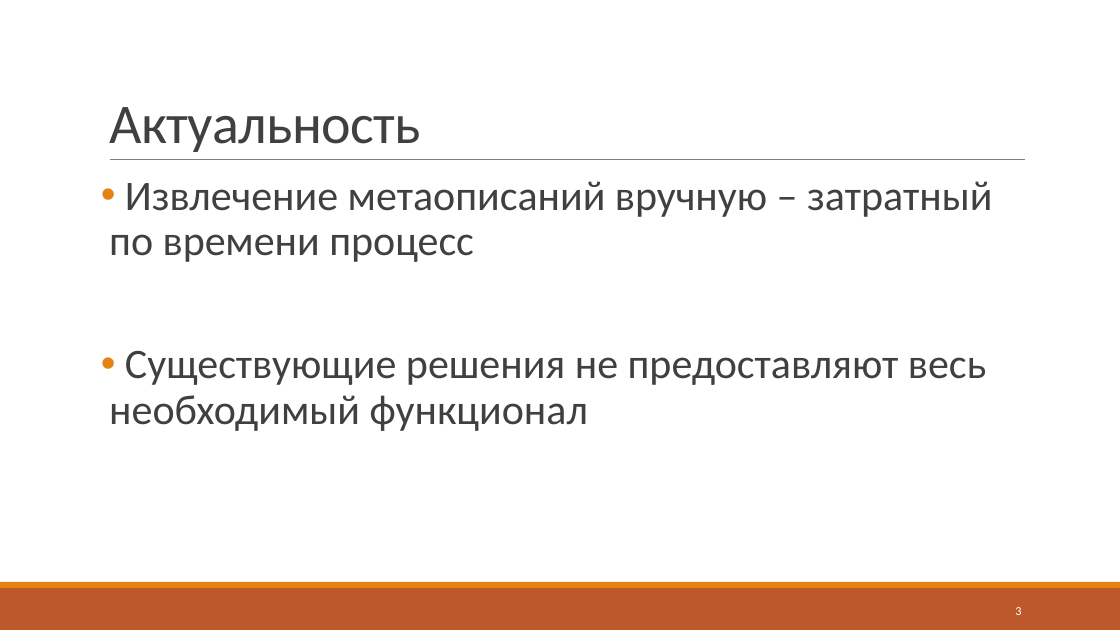
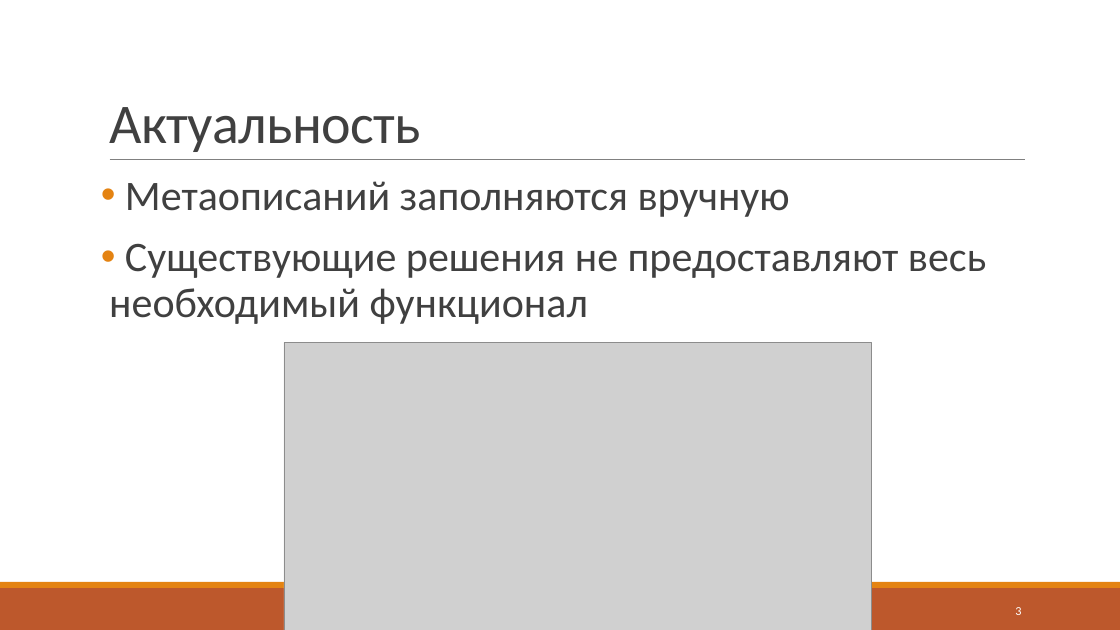
Before and after one commit to J-CITY/METADATA-EXTRACTOR, a slide deck: slide 3 of report.pptx. Drawn at 1120x630 pixels with LibreOffice and Linux fonts; fonts in the diff are those of the drawing; grey boxes stand for pictures. Boxes give left, top, right and bottom in pixels: in the first picture for what was removed or moved away, otherwise in the second. Text is boxed around its words. In the diff, an @@ line names an element or a change of style, - is before the commit and + after.

```diff
--- a/report.pptx
+++ b/report.pptx
@@ text at (x1=125, y1=181, x2=790, y2=217): text changed @@
-• Извлечение метаописаний вручную – затратный по времени процесс
+• Метаописаний заполняются вручную
@@ picture added at (x1=284, y1=343, x2=872, y2=630) @@
```
Also in this commit, not shown: 6 other slides changed, 1 slide added, 2 other files.
